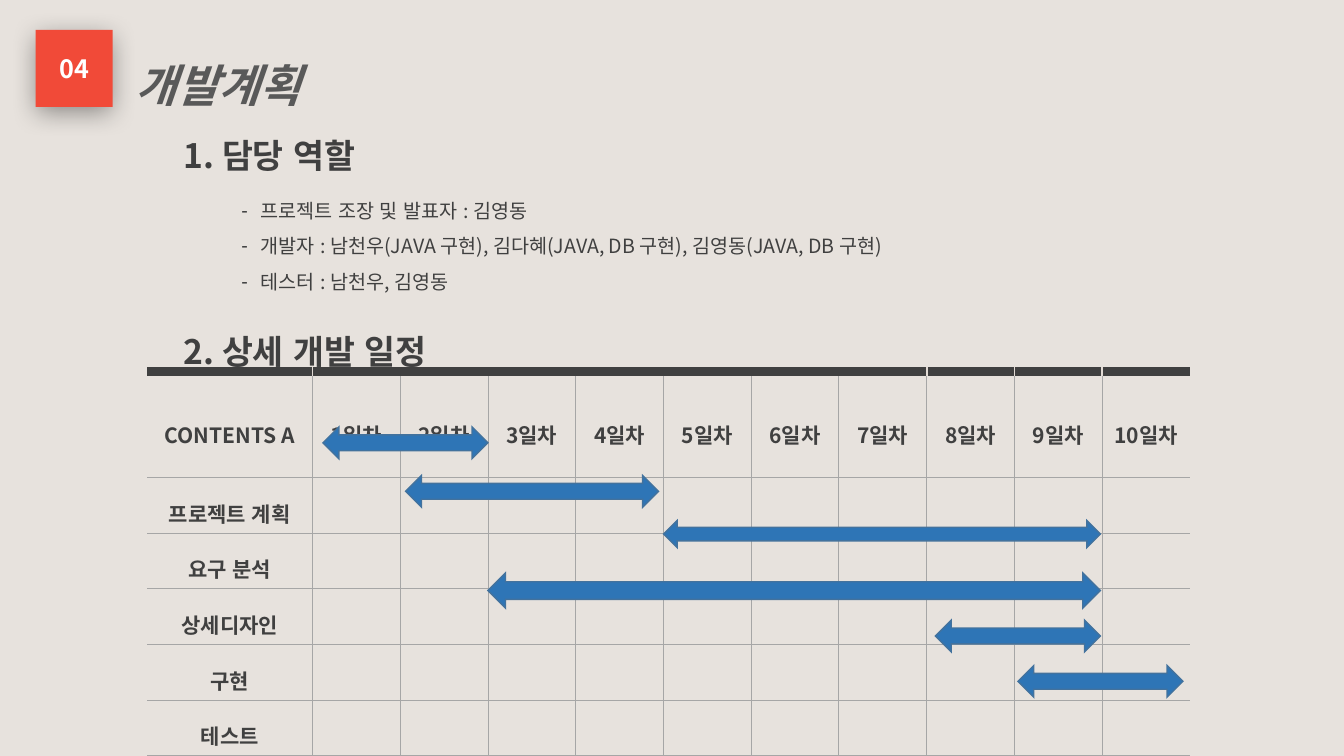
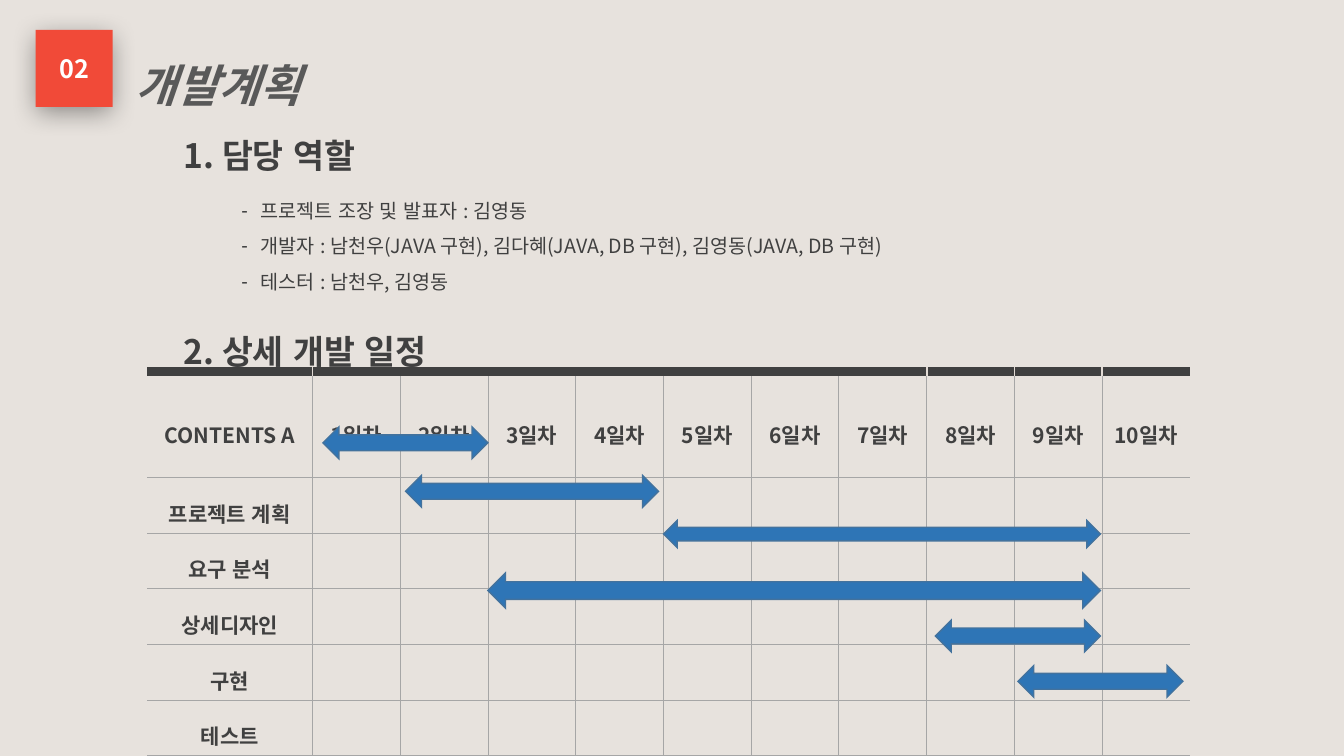
Before and after one commit to phoresis92/restaurant, a slide deck: slide 4 of 프로젝트 기획서/프로젝트 계획서.pptx (slide 26 before the commit). Drawn at 1344x756 pixels with LibreOffice and Linux fonts; fonts in the diff are those of the drawing. Boxes give left, top, right and bottom in pixels: in the first picture for what was removed or moved away, otherwise in the second. Text is boxed around its words. In the diff, an @@ line names an element or a change of style, - is before the commit and + after.

```diff
--- a/프로젝트 기획서/프로젝트 계획서.pptx
+++ b/프로젝트 기획서/프로젝트 계획서.pptx
@@ text in rectangle at <box>59,59,89,79</box>: text changed @@
-04
+02
```
Also in this commit, not shown: 22 other slides changed, 2 slides added, 2 slides removed, 5 other files.
